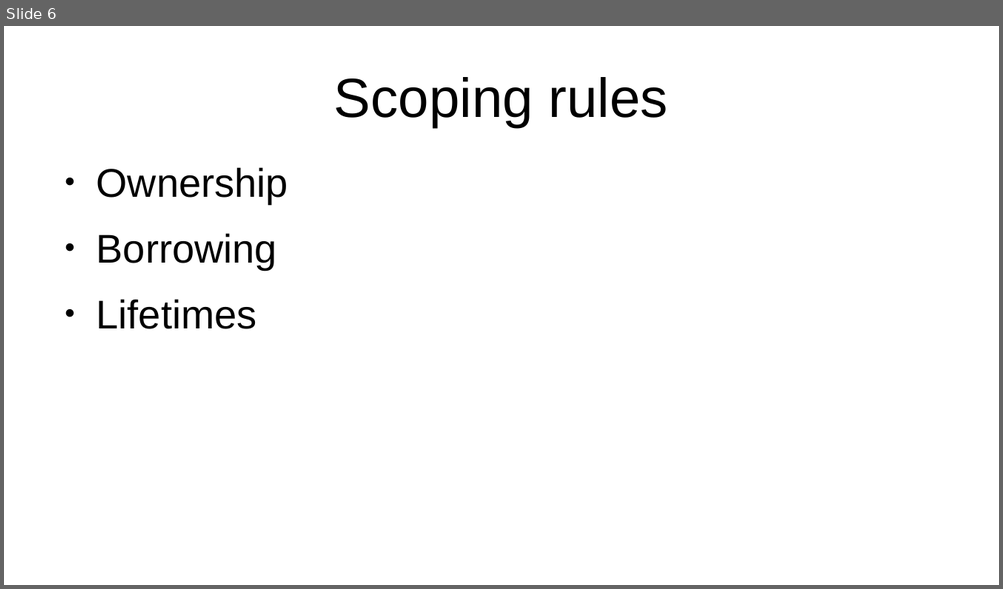
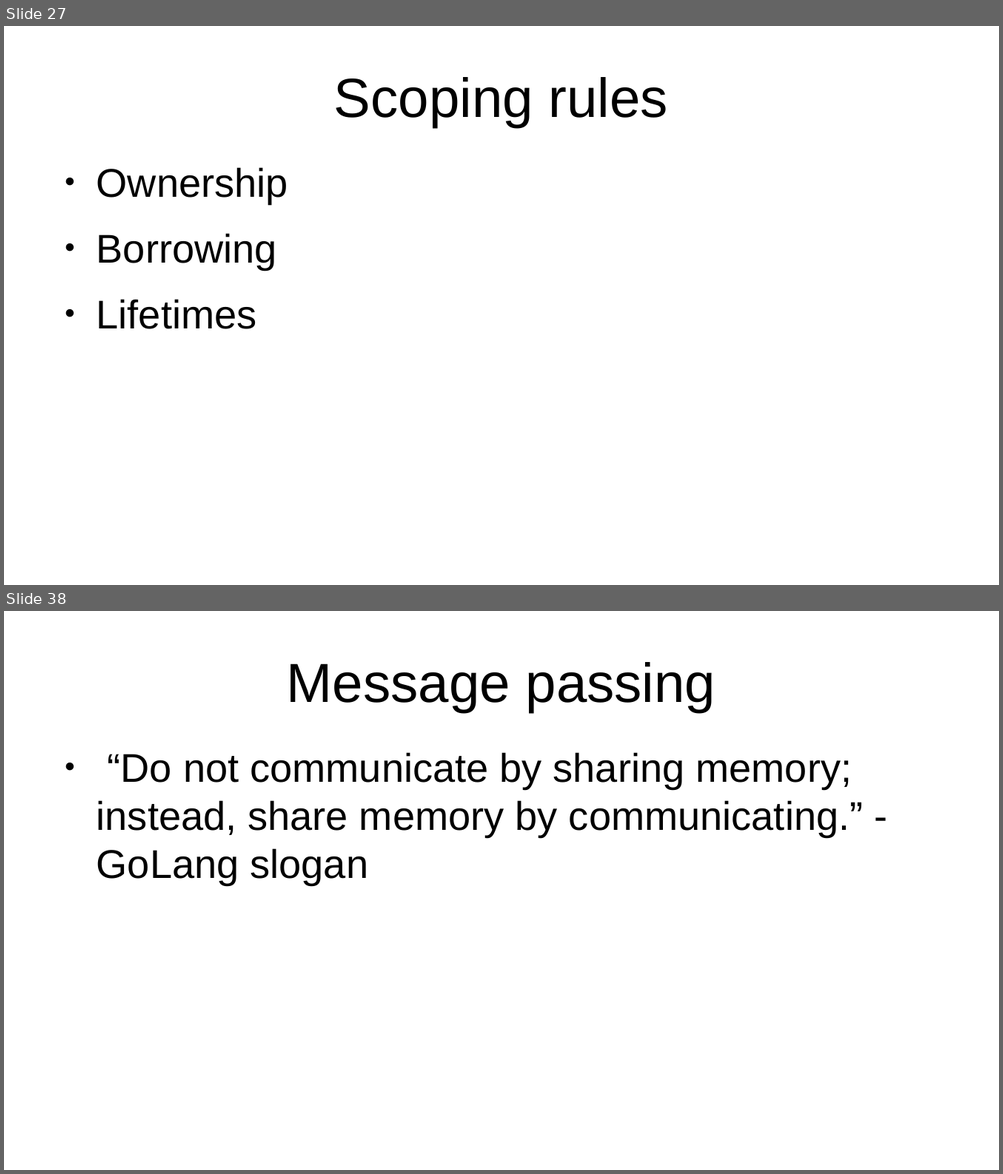
Before and after one commit to bmalecki/rust-getting-started, a slide deck: Rust-presentation.odp. Shown one above the other, each under a label of ours: slide 6 before the commit, slides 27 and 38 after it; the slides between them are not shown. The pictures are 1003x589 and 1003x1174 pixels, drawn with LibreOffice and Linux fonts; fonts in the diff are those of the drawing. Boxes give left, top, right and bottom in pixels: in the first picture for what was removed or moved away, otherwise in the second. Text is boxed around its words. In the diff, an @@ line names an element or a change of style, - is before the commit and + after.

```diff
--- a/Rust-presentation.odp
+++ b/Rust-presentation.odp
@@ slide 38 added at (4,611,999,1170), background #FFFFFF @@
@@ title added at (287,662,716,712), 44 pt, text #000000 @@
+Message passing
@@ text added at (96,752,862,885), 32 pt, text #000000 @@
+● “Do not communicate by sharing memory; instead, share memory by communicating.” - GoLang slogan
@@ what was slide 6 is now slide 27 @@
```
Also in this commit, not shown: 5 slides changed, 35 other slides added, 1 slide removed, 12 other files.
